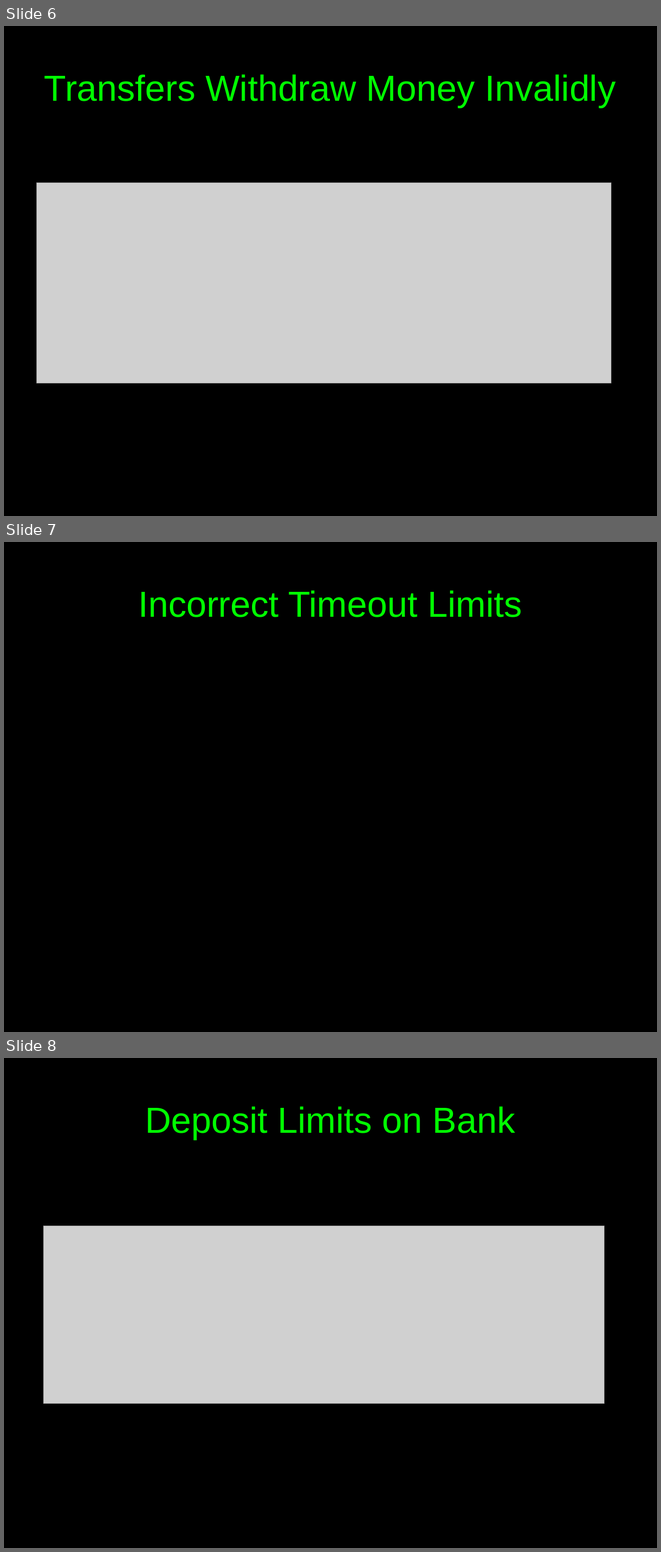
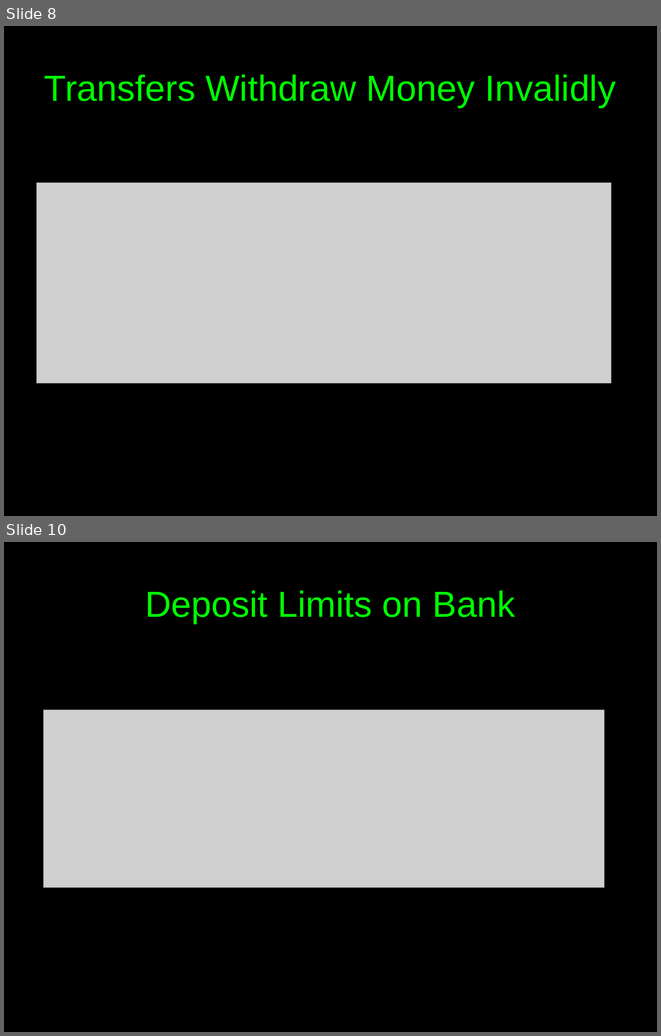
Before and after one commit to c00w/Crypto-Final-Project, a slide deck: Attack Presentation.odp. Shown one above the other, each under a label of ours: slides 6, 7 and 8 before the commit, slides 8 and 10 after it; the slides between them are not shown. The pictures are 661x1552 and 661x1036 pixels, drawn with LibreOffice and Linux fonts; fonts in the diff are those of the drawing; grey boxes stand for pictures. Boxes give left, top, right and bottom in pixels: in the first picture for what was removed or moved away, otherwise in the second. Text is boxed around its words. In the diff, an @@ line names an element or a change of style, - is before the commit and + after.

```diff
--- a/Attack Presentation.odp
+++ b/Attack Presentation.odp
@@ slide 7 removed at bbox=[4, 542, 657, 1032], background #000000 @@
@@ title removed at bbox=[138, 590, 522, 617] @@
-Incorrect Timeout Limits
@@ what was slide 6 is now slide 8 @@
@@ what was slide 8 is now slide 10 @@
```
Also in this commit, not shown: 1 slide changed, 7 slides added, 4 other slides removed, 1 other file.
